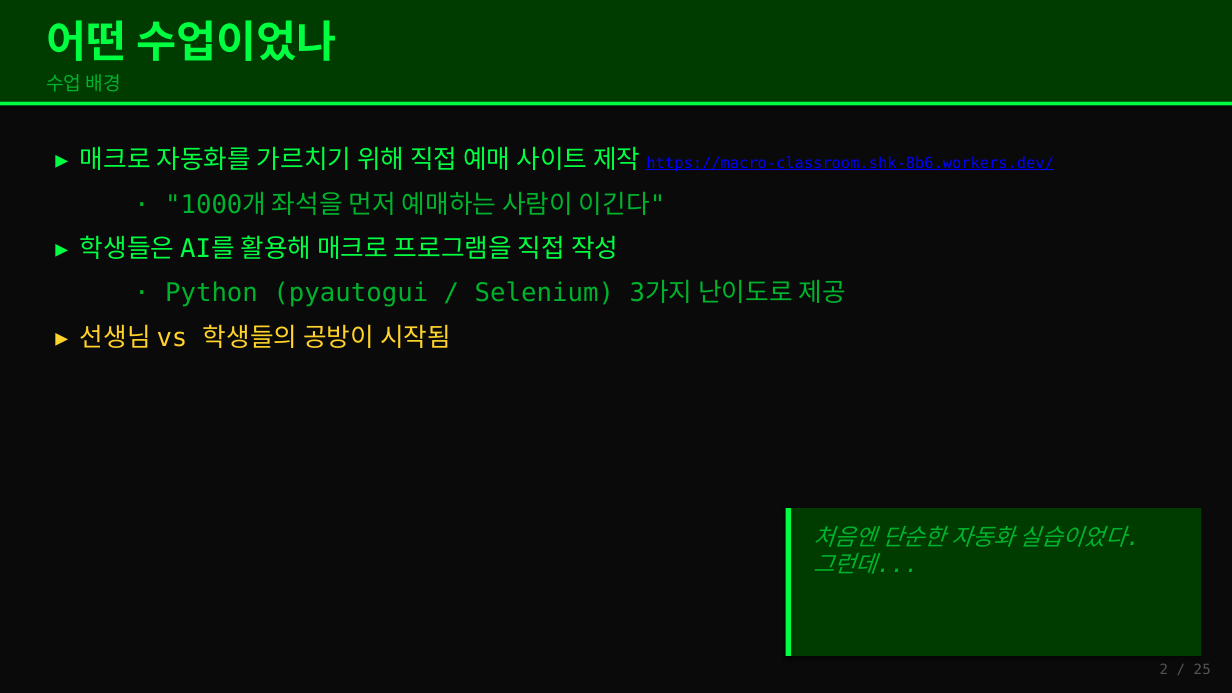
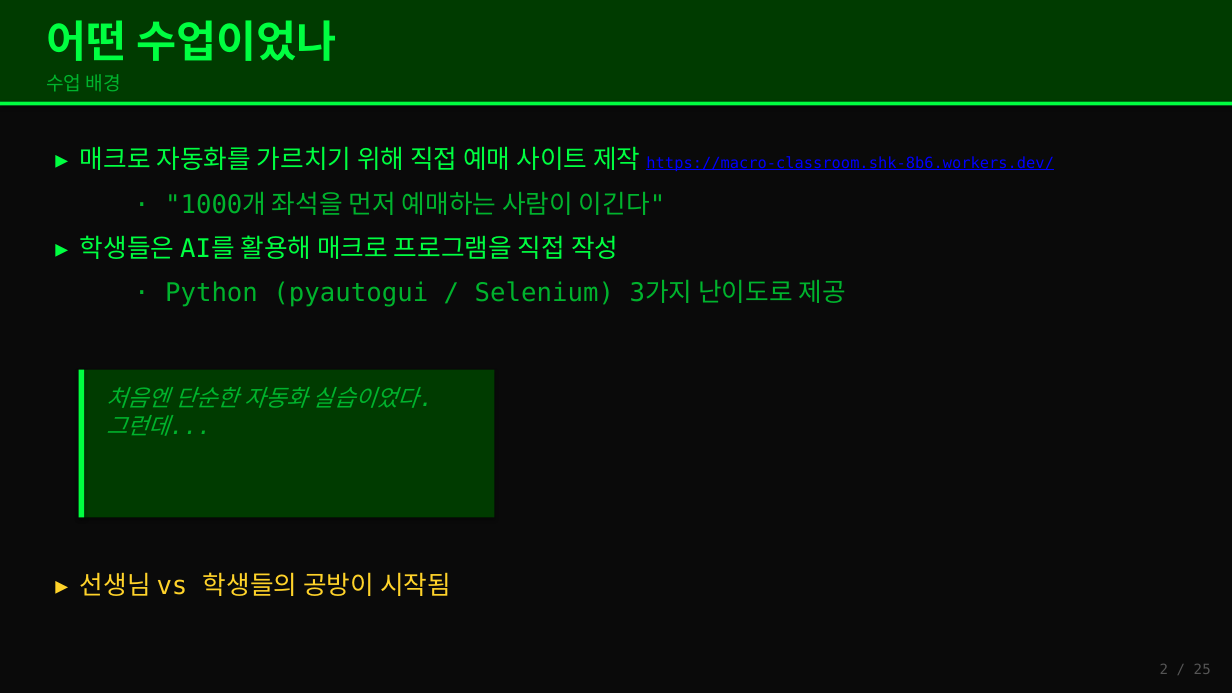
Before and after one commit to shk-cell/Macro_Classroom, a slide deck: slide 2 of 가르치지않아도배운다_발표.pptx. Drawn at 1232x693 pixels with LibreOffice and Linux fonts; fonts in the diff are those of the drawing. Boxes give left, top, right and bottom in pixels: in the first picture for what was removed or moved away, otherwise in the second. Text is boxed around its words. In the diff, an @@ line names an element or a change of style, - is before the commit and + after.

```diff
--- a/가르치지않아도배운다_발표.pptx
+++ b/가르치지않아도배운다_발표.pptx
@@ 2 rectangles, 1 text: place and size @@
-2 rectangles, 1 text at box(786, 508, 1202, 656)
+2 rectangles, 1 text at box(79, 370, 494, 518)
@@ text "▸ 선생님 vs 학생들의 공방이 ...": place and size @@
-text "▸ 선생님 vs 학생들의 공방이 ..." at box(80, 324, 451, 348)
+text "▸ 선생님 vs 학생들의 공방이 ..." at box(80, 572, 451, 596)
```
